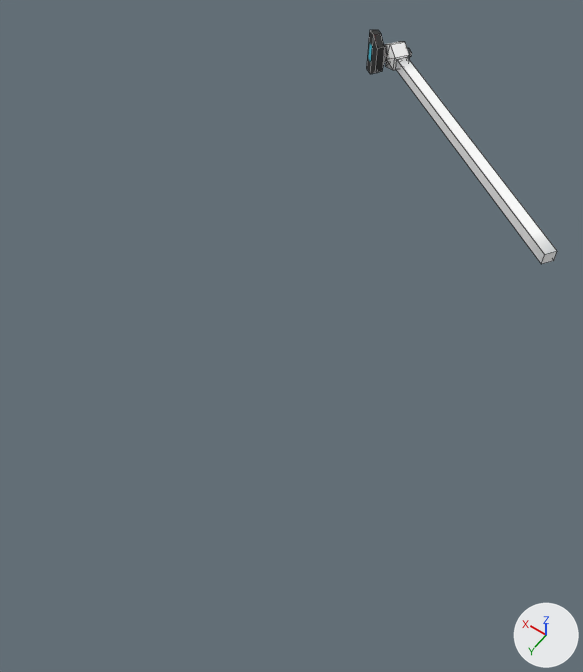
The FBX model microMix/Assets/Team28/Models/Scanner Model.fbx: old version first, new version second.
Before and after are seen from a 50 mm camera at (-350.0, 638.0, 471.0) aimed at (-128.0, 328.0, -17.0). Lighting does not change. The marker at lower right points along +X, +Y and +Z. Mesh edges are drawn as thin lines. Where no turn or scale is listed for an object, it has been applied to the vertices.

In view in the first picture: 'cuboid'.
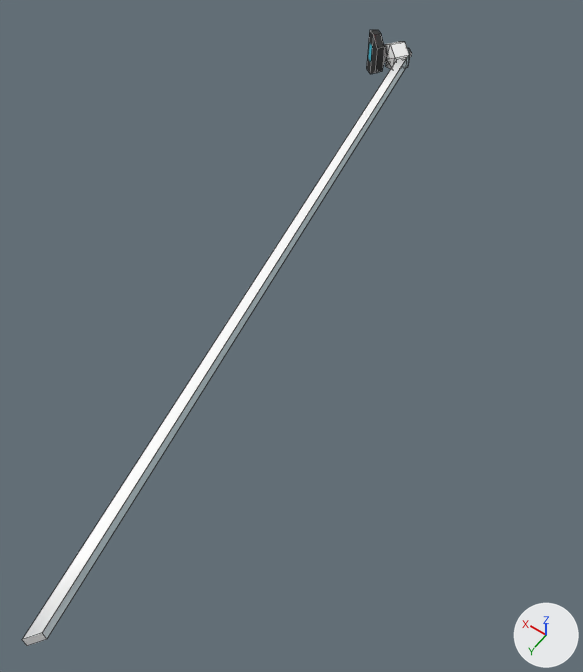
Commit message: Updated Scanner Model

Boxes (x1, y1, x2, y2) around the edits, measured in the pictures (583 x 672 px; the box of a moved part takes in the faces that stretch with it):
'cuboid', reshaped (103% wider, 162% taller)
    before: (366, 30, 557, 264)
    after: (23, 30, 412, 645)
part 1 of me_cuboid, moved or reshaped
    before: (396, 58, 557, 264)
    after: (23, 58, 407, 645)

What changed in the scene script:
```text
Change me_cuboid:
    where me_cuboid.from_pydata(...)  # 46 vertices, 48 faces; spans x -262.0..12.0, y -22.0..167.0, z -22.0..22.0
    used by ob_cuboid; location = (0.0, 0.0, 6.2)
    before: 38 (-262.0, 157.0, -4.0) at pixel (553, 260), 39 (-262.0, 157.0, 7.0) at pixel (557, 251), 40 (-255.0, 167.0, -4.0) at pixel (541, 264), 41 (-255.0, 167.0, 7.0) at pixel (544, 254)
    me_cuboid part 1
    add for i in [*range(38, 42)]: me_cuboid.vertices[i].co += Vector((111.0, 441.0, 1.0))
```
